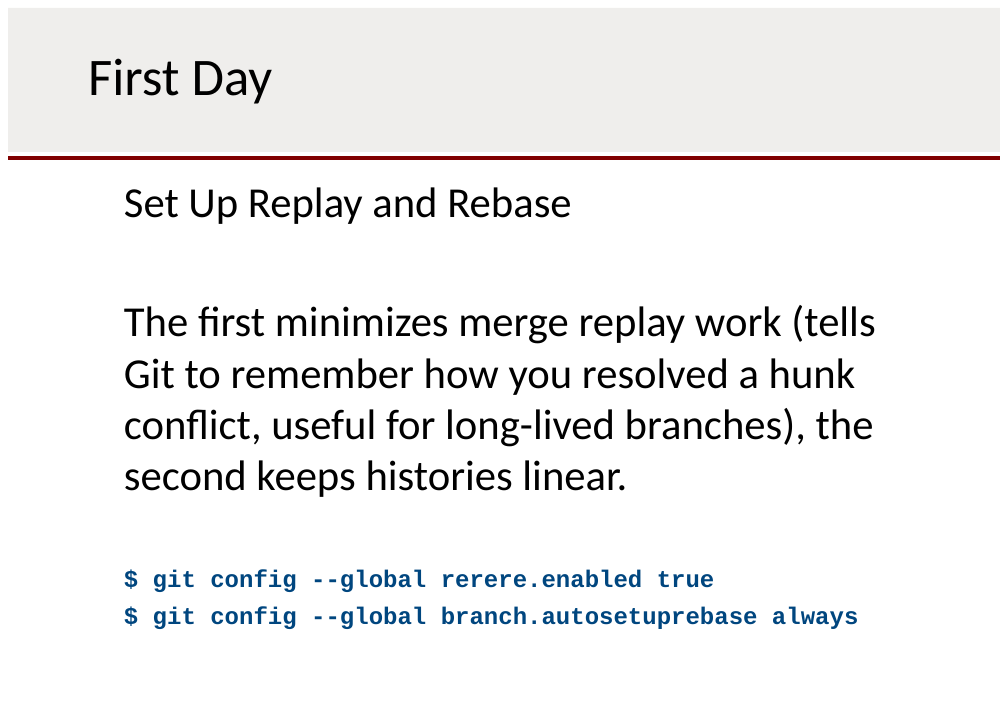
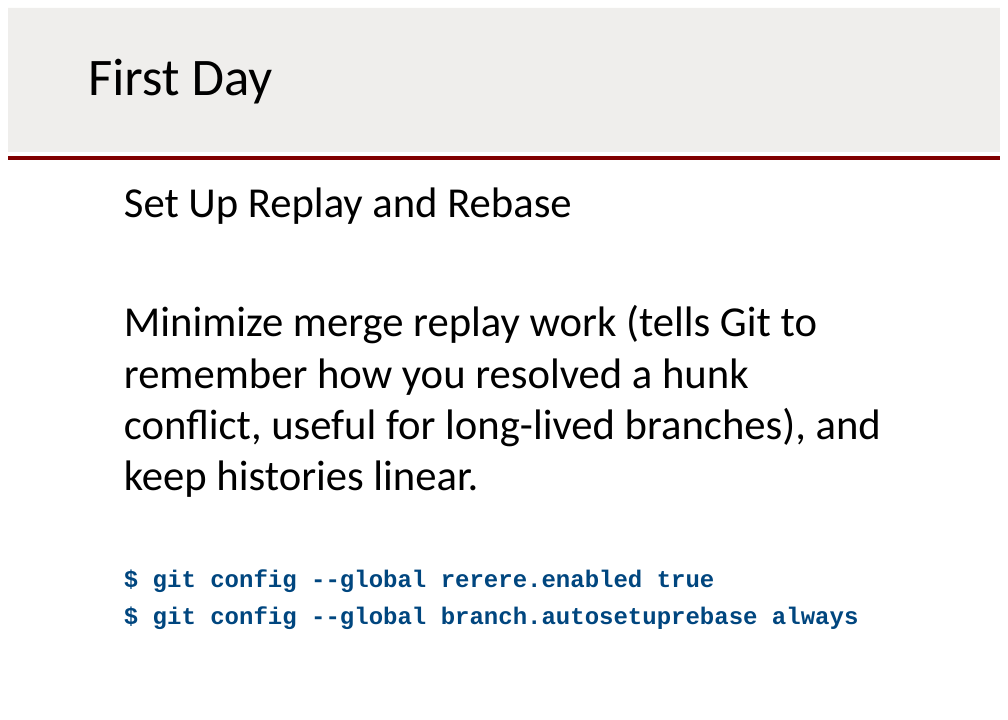
Before and after one commit to rbuck/git-started, a slide deck: slide 28 of docs/training/presentation/gitintro.pptx. Drawn at 1008x720 pixels with LibreOffice and Linux fonts; fonts in the diff are those of the drawing. Boxes give left, top, right and bottom in pixels: in the first picture for what was removed or moved away, otherwise in the second. Text is boxed around its words. In the diff, an @@ line names an element or a change of style, - is before the commit and + after.

```diff
--- a/docs/training/presentation/gitintro.pptx
+++ b/docs/training/presentation/gitintro.pptx
@@ text at (x1=124, y1=305, x2=881, y2=497): text changed @@
-  The first minimizes merge replay work (tells Git to remember how you resolved a hunk conflict, useful for long-lived branches), the second keeps histories linear.
+  Minimize merge replay work (tells Git to remember how you resolved a hunk conflict, useful for long-lived branches), and keep histories linear.
```
Also in this commit, not shown: 27 other slides changed, 1 slide added, 1 slide removed.
